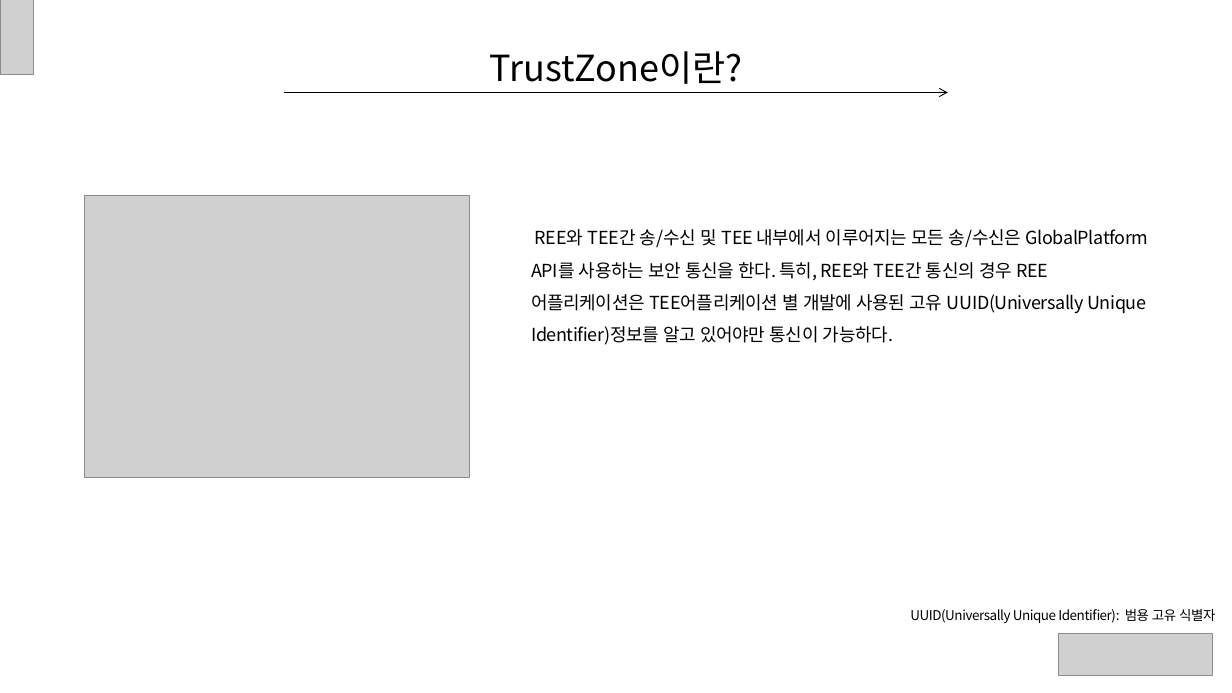
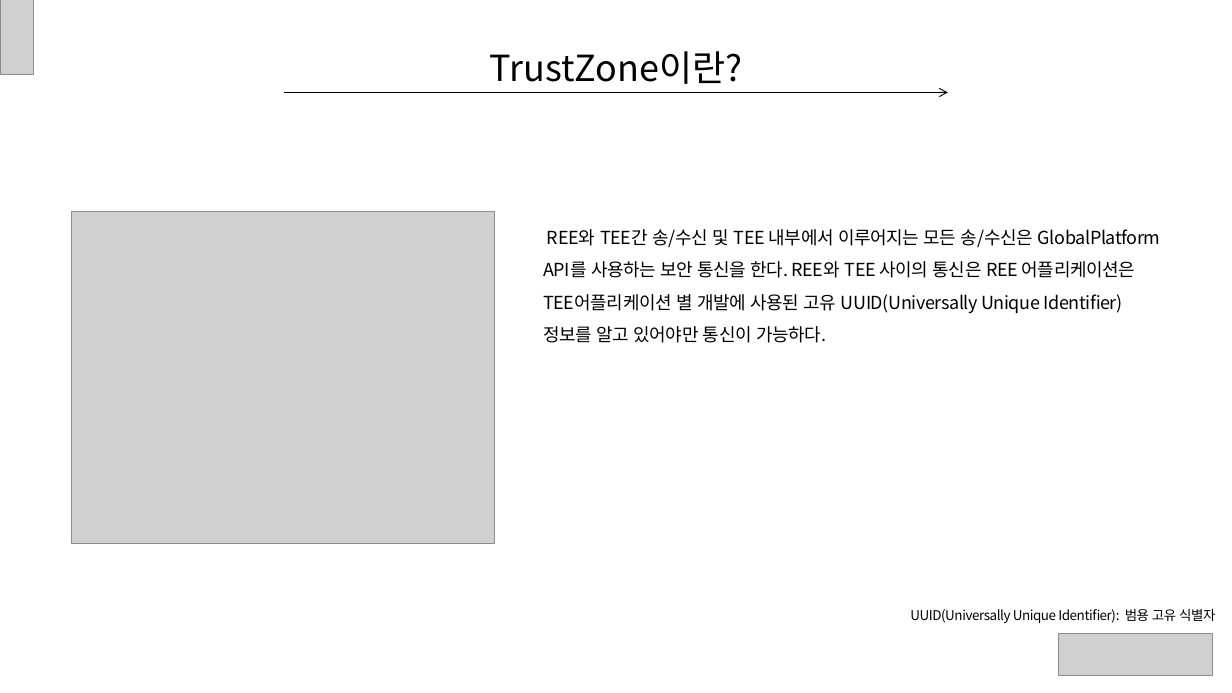
Before and after one commit to ryusangwon/Arm-Trustzone, a slide deck: slide 13 of Trustzone.pptx. Drawn at 1232x693 pixels with LibreOffice and Linux fonts; fonts in the diff are those of the drawing; grey boxes stand for pictures. Boxes give left, top, right and bottom in pixels: in the first picture for what was removed or moved away, otherwise in the second. Text is boxed around its words. In the diff, an @@ line names an element or a change of style, - is before the commit and + after.

```diff
--- a/Trustzone.pptx
+++ b/Trustzone.pptx
@@ picture: place and size @@
-picture at bbox=[85, 195, 470, 477]
+picture at bbox=[71, 211, 494, 543]
@@ text at bbox=[543, 229, 1161, 343]: text changed @@
-REE와 TEE간 송/수신 및 TEE 내부에서 이루어지는 모든 송/수신은 GlobalPlatform API를 사용하는 보안 통신을 한다. 특히, REE와 TEE간 통신의 경우 REE 어플리케이션은 TEE어플리케이션 별 개발에 사용된 고유 UUID(Universally Unique Identifier)정보를 알고 있어야만 통신이 가능하다.
+REE와 TEE간 송/수신 및 TEE 내부에서 이루어지는 모든 송/수신은 GlobalPlatform API를 사용하는 보안 통신을 한다. REE와 TEE 사이의 통신은 REE 어플리케이션은 TEE어플리케이션 별 개발에 사용된 고유 UUID(Universally Unique Identifier)정보를 알고 있어야만 통신이 가능하다.
```
Also in this commit, not shown: 11 other slides changed, 1 slide added, 1 slide removed.
